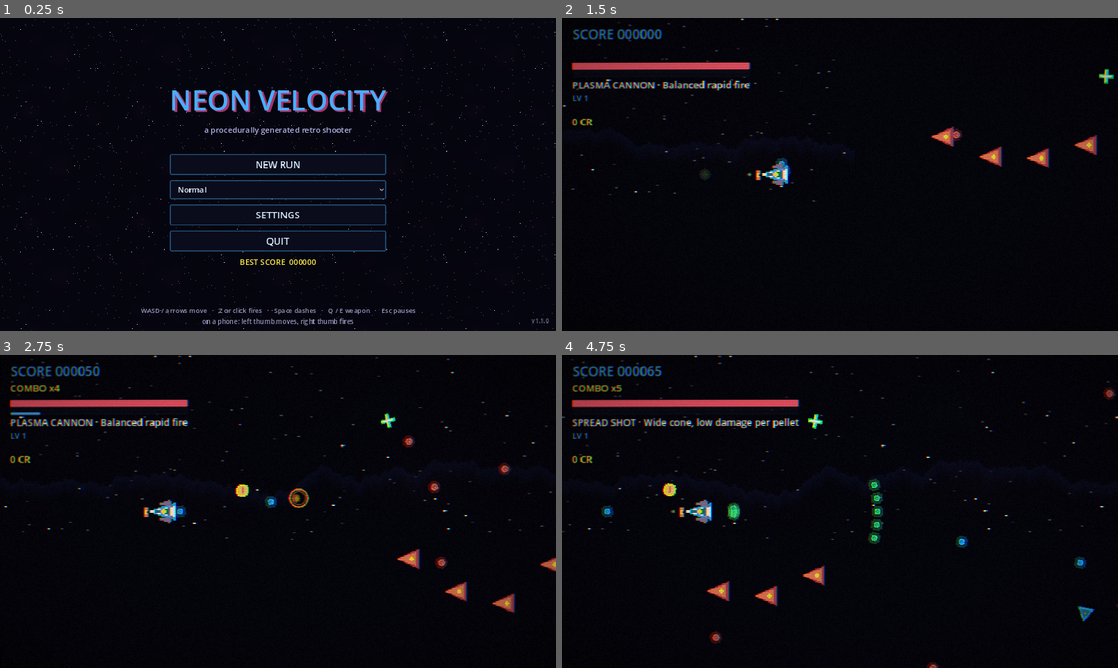
Above: before the commit, frames 1-4 (two rows, left to right).
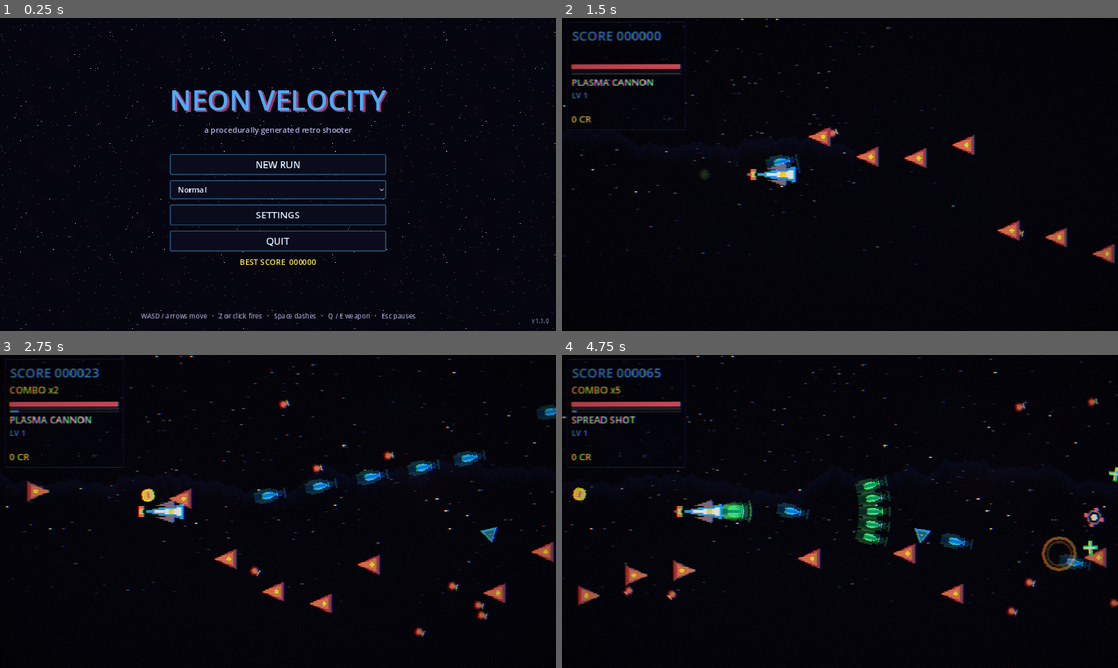
Above: after the commit, the same moments.

Repository: drsamonline/neon-velocity
Game: Godot game, scene res://scenes/MainMenu.tscn
The game is run twice, just before and just after one commit, with the same random seed, the same clock (stepped at 60 frames per second) and the same inputs.
Inputs (mouse positions are in pixels of both pictures, inside the frame that each line leads up to):
- Up to frame 1 (0.25 s): no input
- Up to frame 2 (1.5 s): click "NEW RUN" at 0.5 s; tap Enter at 1.25 s; move the mouse to (962, 158) at 1.27 s; hold D (move_right) from 1.28 s (still down); hold Z (fire) from 1.28 s (still down); tap Space (dash) at 1.35 s; click (962, 158) at 1.42 s
- Up to frame 3 (2.75 s): release D (move_right) at 2 s; release Z (fire) at 2 s; drag from (166, 527) to (272, 489) at 2.02 s
- Up to frame 4 (4.75 s): move the mouse to (895, 442) at 2.77 s; hold D (move_right) 2.78-3.5 s; hold Z (fire) 2.78-3.5 s; tap Space (dash) at 2.85 s; click (895, 442) at 2.92 s; drag from (812, 574) to (584, 511) at 3.52 s; move the mouse to (1006, 558) at 4.27 s; hold A (move_left) from 4.28 s (still down); hold Z (fire) from 4.28 s (still down); tap E (weapon_next) at 4.35 s; click (1006, 558) at 4.42 s

The runs differ from the first frame. In frame 1, 0.9% of the frame differs, in the area x 25-75%, y 92-99%; in frame 2, 4.7%; in frame 3, 7.7%; in frame 4, 8.8%, in the area x 0-100%, y 0-100%.

Commit message:
Landing page, screenshot gallery, README badges, separate /play demo
- site/: a designed landing page (hero, feature grid, screenshots, controls,
  downloads, how-it-built) built on the game's own 16-colour palette.
- GitHub Pages now serves two pages: / (landing) and /play/ (the game,
  still a patched PWA with an offline cache).
- Five real screenshots captured from the web build at 1920x1080.
- README: build/release/licence/Godot/platform/PWA badges and a screenshot
  table.
- pwa_post_export.py: --demo adds a quiet back-link to the landing page.
- Art pass from looking at 1080p frames: cleaner ship silhouette, projectiles
  are streaks instead of blobs, HUD gets a readable panel and slimmer bars,
  denser enemy formations, extra parallax star layer.
- Web/desktop exports exclude site/ and docs/ from the .pck.

Diff:
--- a/scripts/Main.gd
+++ b/scripts/Main.gd
@@ -82,7 +82,8 @@
 	parallax.layer = -10
 	add_child(parallax)
 
-	_add_parallax_layer(parallax, "nebula", 0.04, Color(0.8, 0.7, 1.0, 0.45), Vector2(5.0, 3.0), -360.0)
+	_add_parallax_layer(parallax, "nebula", 0.04, Color(0.85, 0.75, 1.0, 0.6), Vector2(5.0, 3.0), -360.0)
+	_add_parallax_layer(parallax, "starfield", 0.09, Color(0.55, 0.6, 0.85, 0.55), Vector2(6.0, 3.6), -360.0)
 	_add_parallax_layer(parallax, "starfield", 0.16, Color(1.0, 1.0, 1.0, 1.0), Vector2(5.0, 3.0), -360.0)
 	_add_parallax_layer(parallax, "mountains", 0.42, Color(0.55, 0.6, 0.85, 0.65), Vector2(2.5, 1.5), 120.0)
 
--- a/scripts/core/Art.gd
+++ b/scripts/core/Art.gd
@@ -80,9 +80,9 @@
 		"boss_core":
 			return _boss_core()
 		"bullet_player":
-			return _bolt(Vector2i(10, 6), LIGHT_BLUE, WHITE)
+			return _bolt(Vector2i(16, 7), LIGHT_BLUE, WHITE)
 		"bullet_enemy":
-			return _bolt(Vector2i(8, 8), DARK_RED, ORANGE)
+			return _bolt(Vector2i(9, 9), ORANGE, DARK_RED)
 		"missile":
 			return _missile()
 		"spark":
@@ -171,21 +171,23 @@
 # --- Sprites ------------------------------------------------------------
 
 func _player_ship() -> Image:
-	var img := _new_image(Vector2i(32, 18))
-	# Hull: a wedge pointing right.
-	_triangle(img, Vector2(2, 9), Vector2(24, 2), Vector2(24, 16), PALETTE[LIGHT_BLUE])
-	_triangle(img, Vector2(2, 9), Vector2(24, 5), Vector2(24, 13), PALETTE[WHITE])
-	_triangle(img, Vector2(6, 9), Vector2(20, 6), Vector2(20, 12), PALETTE[TEAL])
-	# Wings.
-	_triangle(img, Vector2(10, 3), Vector2(20, 0), Vector2(22, 6), PALETTE[LAVENDER])
-	_triangle(img, Vector2(10, 15), Vector2(20, 18), Vector2(22, 12), PALETTE[LAVENDER])
+	# A clean dart rather than a pile of greebles: at 3x on screen, detail turns
+	# into noise, so the silhouette does the work.
+	var img := _new_image(Vector2i(40, 20))
+	# Main hull.
+	_triangle(img, Vector2(2, 10), Vector2(34, 4), Vector2(34, 16), PALETTE[LIGHT_BLUE])
+	# Bright core running down the middle.
+	_triangle(img, Vector2(8, 10), Vector2(33, 7), Vector2(33, 13), PALETTE[WHITE])
+	# Wings, swept back.
+	_triangle(img, Vector2(12, 6), Vector2(26, 1), Vector2(28, 7), PALETTE[LAVENDER])
+	_triangle(img, Vector2(12, 14), Vector2(26, 19), Vector2(28, 13), PALETTE[LAVENDER])
 	# Cockpit.
-	_disc(img, Vector2(15, 9), 2.0, PALETTE[YELLOW])
-	_put(img, 15, 9, PALETTE[WHITE])
-	# Engine nozzles.
-	_fill(img, 0, 6, 3, 9, PALETTE[ORANGE])
-	_fill(img, 0, 10, 3, 13, PALETTE[ORANGE])
-	_fill(img, 0, 8, 2, 11, PALETTE[LIGHT_YELLOW])
+	_disc(img, Vector2(24, 10), 2.4, PALETTE[YELLOW])
+	_put(img, 24, 10, PALETTE[WHITE])
+	# Twin engines.
+	_fill(img, 0, 6, 4, 9, PALETTE[ORANGE])
+	_fill(img, 0, 11, 4, 14, PALETTE[ORANGE])
+	_fill(img, 0, 8, 3, 12, PALETTE[LIGHT_YELLOW])
 	return img
 
 
@@ -227,11 +229,25 @@
 
 
 func _bolt(size: Vector2i, core: int, edge: int) -> Image:
+	# A streak, not a ball: projectiles read as motion when they are longer than
+	# they are tall.
 	var img := _new_image(size)
-	var c := Vector2(size.x / 2.0, size.y / 2.0)
-	_disc(img, c, size.y / 2.0, PALETTE[edge])
-	_disc(img, c, size.y / 3.0, PALETTE[core])
-	_put(img, int(c.x), int(c.y), PALETTE[WHITE])
+	var half := size.y / 2.0
+	var core_half := maxf(1.0, size.y * 0.28)
+	for x in size.x:
+		# Taper towards both ends so the streak looks like it is travelling.
+		var t := float(x) / float(maxi(1, size.x - 1))
+		var taper := 1.0 - pow(absf(t - 0.35) / 0.65, 2.0)
+		var h := half * clampf(taper, 0.15, 1.0)
+		for y in size.y:
+			var d := absf(float(y) + 0.5 - half)
+			if d <= h:
+				img.set_pixel(x, y, PALETTE[edge])
+			if d <= h * 0.55:
+				img.set_pixel(x, y, PALETTE[core])
+	# Hot tip at the front.
+	for y in range(int(half - core_half), int(half + core_half) + 1):
+		_put(img, size.x - 1, y, PALETTE[WHITE])
 	return img
 
 
--- a/scripts/entities/Bullet.gd
+++ b/scripts/entities/Bullet.gd
@@ -44,12 +44,12 @@
 	# projectiles read against a dark background.
 	_glow = Sprite2D.new()
 	_glow.texture = Art.texture("bullet_player")
-	_glow.scale = Vector2(4.2, 4.2)
-	_glow.modulate = Color(1, 1, 1, 0.22)
+	_glow.scale = Vector2(2.6, 3.4)
+	_glow.modulate = Color(1, 1, 1, 0.16)
 	add_child(_glow)
 	_sprite = Sprite2D.new()
 	_sprite.texture = Art.texture("bullet_player")
-	_sprite.scale = Vector2(2.2, 2.2)
+	_sprite.scale = Vector2(2.3, 2.3)
 	add_child(_sprite)
 	body_entered.connect(_on_body_entered)
 
@@ -90,14 +90,14 @@
 		_sprite.modulate = Color.WHITE
 		_sprite.scale = Vector2(1.9, 1.9)
 		_glow.texture = Art.texture("bullet_enemy")
-		_glow.scale = Vector2(3.4, 3.4)
+		_glow.scale = Vector2(2.6, 2.6)
 		_glow.modulate = Color(1.0, 0.4, 0.4, 0.30)
 	else:
 		collision_layer = 1 << (LAYER_PLAYER_BULLET - 1)
 		collision_mask = 1 << (LAYER_ENEMY - 1)
 		var is_missile: bool = stats.get("id", "") == "missile"
 		_sprite.texture = Art.texture("missile" if is_missile else "bullet_player")
-		_sprite.scale = Vector2(2.2, 2.2) if not is_missile else Vector2(1.9, 1.9)
+		_sprite.scale = Vector2(2.3, 2.3) if not is_missile else Vector2(1.9, 1.9)
 		_sprite.modulate = stats.get("color", Color.WHITE)
 		_glow.texture = _sprite.texture
 		_glow.scale = _sprite.scale * 2.0
--- a/scripts/entities/Player.gd
+++ b/scripts/entities/Player.gd
@@ -8,7 +8,7 @@
 const LAYER_PLAYER := 2
 const MAX_HEALTH := 100
 
-var move_speed: float = 420.0
+var move_speed: float = 380.0
 var dash_speed: float = 1250.0
 var dash_duration: float = 0.16
 var dash_cooldown: float = 0.7
--- a/scripts/systems/LevelManager.gd
+++ b/scripts/systems/LevelManager.gd
@@ -99,7 +99,7 @@
 		return
 
 	# One or two formations per chunk.
-	var formation_count := rng.randi_range(1, 2)
+	var formation_count := rng.randi_range(2, 3)
 	for f in formation_count:
 		var valid: Array = []
 		for pattern in PATTERNS:
@@ -118,7 +118,7 @@
 
 func _spawn_formation(chunk: Node2D, rng: RandomNumberGenerator, pattern: Dictionary, hp_scale: float, slot: int) -> void:
 	var count := rng.randi_range(int(pattern["count"][0]), int(pattern["count"][1]))
-	var base_x := 900.0 + slot * 700.0 + rng.randf_range(-100.0, 100.0)
+	var base_x := 620.0 + slot * 520.0 + rng.randf_range(-80.0, 80.0)
 	var base_y := rng.randf_range(-170.0, 170.0)
 	var hp: float = float(pattern["hp"]) * hp_scale
 	var behaviour := String(pattern["behaviour"])
--- a/scripts/ui/HUD.gd
+++ b/scripts/ui/HUD.gd
@@ -50,12 +50,25 @@
 	# --- top left: score, combo, then health and the weapon line ---
 	# Everything lives in the top-left corner because the bottom-left belongs to
 	# the thumbstick on a phone.
+	# A dark panel behind the status block: the world is busy and text on top of
+	# it was hard to read.
+	var panel := PanelContainer.new()
+	panel.set_anchors_preset(Control.PRESET_TOP_LEFT)
+	panel.position = Vector2(12, 8)
+	panel.custom_minimum_size = Vector2(272, 0)
+	panel.mouse_filter = Control.MOUSE_FILTER_IGNORE
+	var panel_style := StyleBoxFlat.new()
+	panel_style.bg_color = Color(0.02, 0.02, 0.06, 0.55)
+	panel_style.border_color = Color(0.29, 0.68, 1.0, 0.25)
+	panel_style.set_border_width_all(1)
+	panel_style.set_corner_radius_all(2)
+	panel_style.set_content_margin_all(10.0)
+	panel.add_theme_stylebox_override("panel", panel_style)
+	root.add_child(panel)
+
 	var top_left := VBoxContainer.new()
-	top_left.set_anchors_preset(Control.PRESET_TOP_LEFT)
-	top_left.position = Vector2(24, 14)
-	top_left.offset_right = 304
 	top_left.add_theme_constant_override("separation", 2)
-	root.add_child(top_left)
+	panel.add_child(top_left)
 	_score_label = _make_label(top_left, 30, ACCENT)
 	_score_label.text = "SCORE 000000"
 	_combo_label = _make_label(top_left, 22, GOLD)
@@ -74,9 +87,9 @@
 	gap.custom_minimum_size = Vector2(0, 8)
 	top_left.add_child(gap)
 
-	_health_bar = _make_bar(top_left, Color(1.0, 0.35, 0.42), 16)
-	_shield_bar = _make_bar(top_left, Color(0.35, 0.75, 1.0), 8)
-	_xp_bar = _make_bar(top_left, ACCENT, 6)
+	_health_bar = _make_bar(top_left, Color(1.0, 0.35, 0.42), 11)
+	_shield_bar = _make_bar(top_left, Color(0.35, 0.75, 1.0), 5)
+	_xp_bar = _make_bar(top_left, ACCENT, 4)
 	_weapon_label = _make_label(top_left, 22, Color.WHITE)
 	_level_label = _make_label(top_left, 18, ACCENT)
 	_mods_label = _make_label(top_left, 14, Color(0.7, 0.7, 0.9))
@@ -137,8 +150,10 @@
 	fill.bg_color = color
 	fill.set_corner_radius_all(2)
 	var back := StyleBoxFlat.new()
-	back.bg_color = Color(0.05, 0.05, 0.1, 0.85)
-	back.set_corner_radius_all(2)
+	back.bg_color = Color(0.04, 0.04, 0.09, 0.9)
+	back.border_color = Color(1, 1, 1, 0.12)
+	back.set_border_width_all(1)
+	back.set_corner_radius_all(1)
 	bar.add_theme_stylebox_override("fill", fill)
 	bar.add_theme_stylebox_override("background", back)
 	parent.add_child(bar)
@@ -192,7 +207,7 @@
 
 func _on_weapon_changed(weapon_id: String, level: int) -> void:
 	var definition: Dictionary = WeaponSystem.WEAPONS[weapon_id]
-	_weapon_label.text = "%s · %s" % [String(definition["name"]).to_upper(), String(definition["blurb"])]
+	_weapon_label.text = String(definition["name"]).to_upper()
 	_level_label.text = "LV %d" % level
 
 
--- a/scripts/ui/MainMenu.gd
+++ b/scripts/ui/MainMenu.gd
@@ -81,11 +81,11 @@
 	box.add_child(best)
 
 	var hint := Label.new()
-	hint.text = "WASD / arrows move   ·   Z or click fires   ·   Space dashes   ·   Q / E weapon   ·   Esc pauses\non a phone: left thumb moves, right thumb fires"
+	hint.text = "WASD / arrows move   ·   Z or click fires   ·   Space dashes   ·   Q / E weapon   ·   Esc pauses"
 	hint.horizontal_alignment = HORIZONTAL_ALIGNMENT_CENTER
 	hint.set_anchors_preset(Control.PRESET_BOTTOM_WIDE)
-	hint.offset_top = -58
-	hint.offset_bottom = -12
+	hint.offset_top = -46
+	hint.offset_bottom = -14
 	hint.offset_left = 24
 	hint.offset_right = -24
 	hint.add_theme_font_size_override("font_size", 15)
--- /dev/null
+++ b/site/assets/icons/mark.svg
@@ -0,0 +1,6 @@
+<svg xmlns="http://www.w3.org/2000/svg" width="128" height="128" viewBox="0 0 128 128">
+  <rect width="128" height="128" fill="#05050d"/>
+  <polygon points="18,64 104,24 104,104" fill="#29adff"/>
+  <polygon points="34,64 92,40 92,88" fill="#ffffff"/>
+  <circle cx="60" cy="64" r="9" fill="#ffec27"/>
+</svg>
Not shown, changed: export_presets.cfg
Binary file added: site/assets/icons/icon-144.png
Not shown, added: site/assets/icons/icon-144.png.import
Binary file added: site/assets/icons/icon-180.png
Not shown, added: site/assets/icons/icon-180.png.import
Binary file added: site/assets/icons/icon-512.png
Not shown, added: site/assets/icons/icon-512.png.import
Not shown, added: site/assets/icons/mark.svg.import
Binary file added: site/assets/shots/action.jpg
Not shown, added: site/assets/shots/action.png.import
Binary file added: site/assets/shots/boss.jpg
Not shown, added: site/assets/shots/boss.png.import
(and 10 more such lines)
